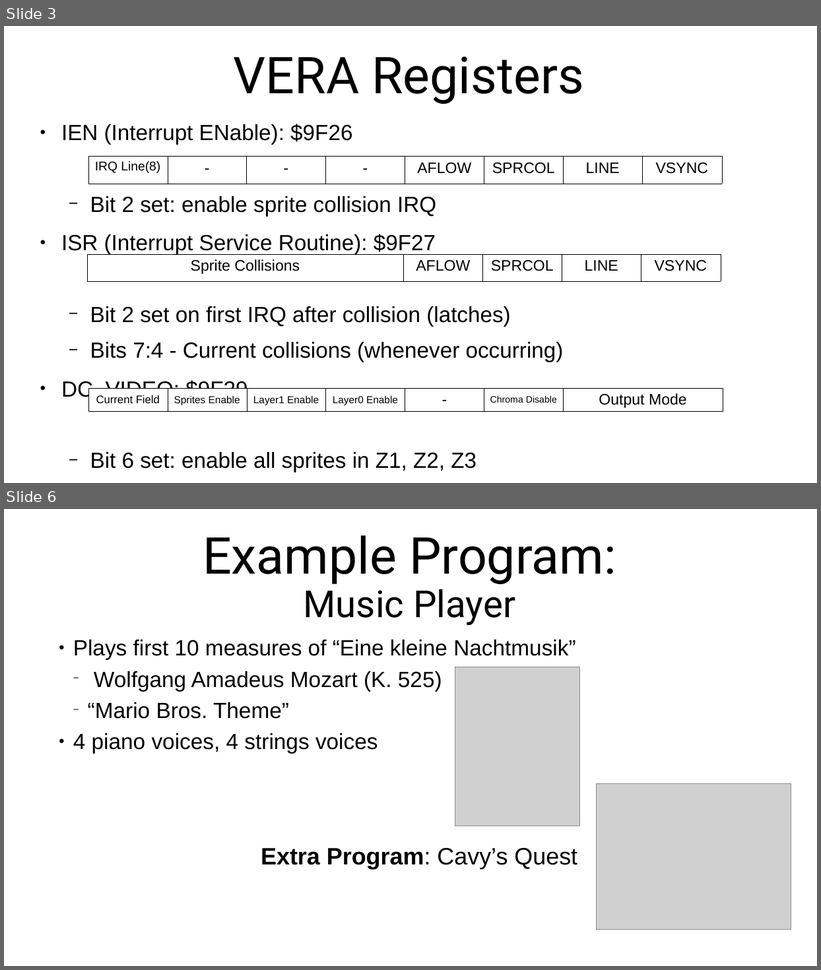
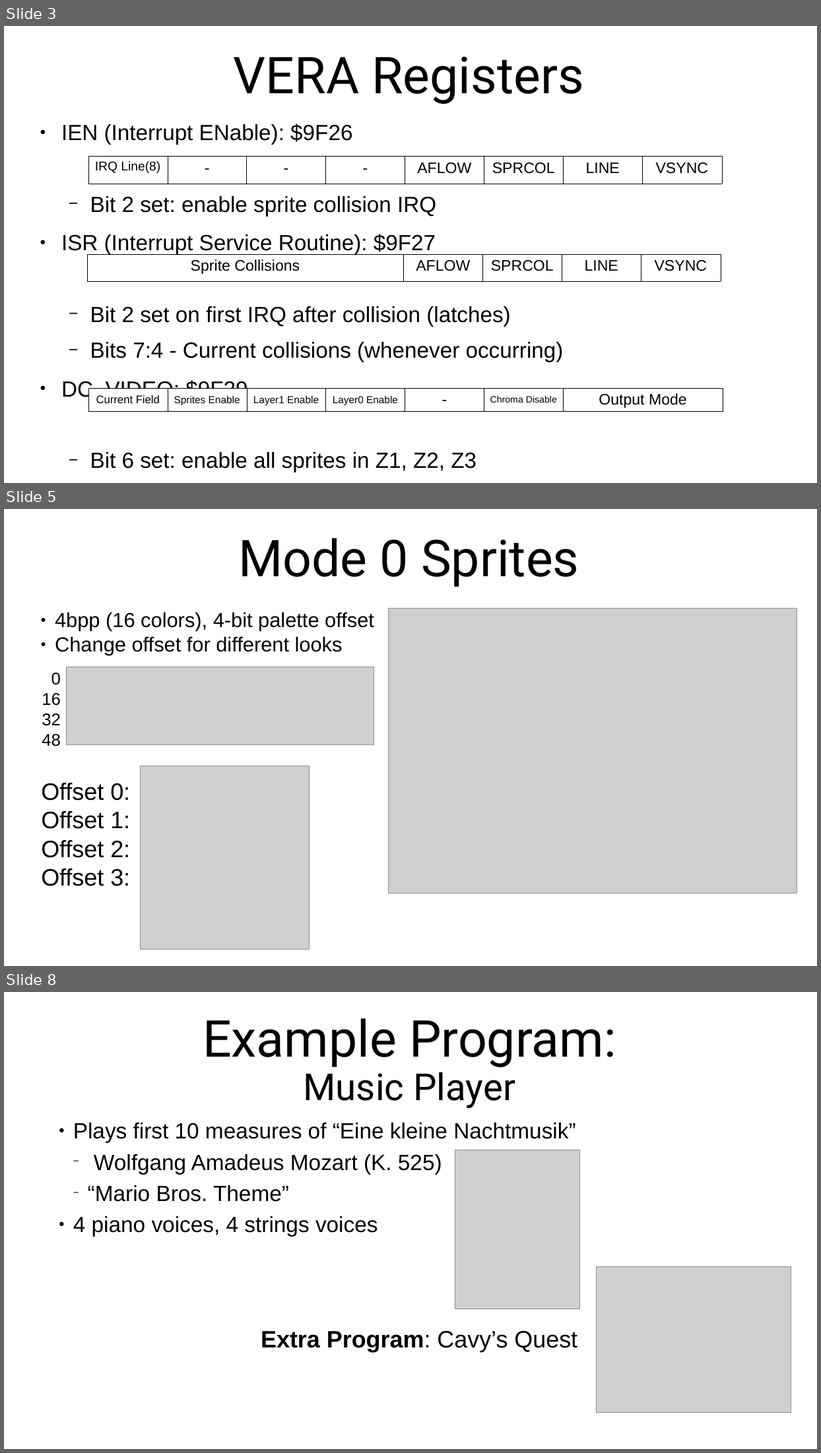
Before and after one commit to SlithyMatt/x16-assembly-tutorial, a slide deck: Lesson18/Lesson18.odp. Shown one above the other, each under a label of ours: slides 3 and 6 before the commit, slides 3, 5 and 8 after it; the slides between them are not shown. The pictures are 821x970 and 821x1453 pixels, drawn with LibreOffice and Linux fonts; fonts in the diff are those of the drawing; grey boxes stand for pictures. Boxes give left, top, right and bottom in pixels: in the first picture for what was removed or moved away, otherwise in the second. Text is boxed around its words. In the diff, an @@ line names an element or a change of style, - is before the commit and + after.

```diff
--- a/Lesson18/Lesson18.odp
+++ b/Lesson18/Lesson18.odp
@@ slide 5 added at <box>4,509,817,966</box>, background #FFFFFF @@
@@ title added at <box>238,538,579,587</box>, 60 pt, text #000000 @@
+Mode 0 Sprites
@@ text added at <box>55,612,374,656</box>, 24 pt, text #000000 @@
+● 4bpp (16 colors), 4-bit palette offset
+● Change offset for different looks
@@ picture added at <box>388,609,797,893</box> @@
@@ text added at <box>42,673,61,747</box>, 20 pt, text #000000 @@
+0
+16
+32
+48
@@ picture added at <box>66,667,374,745</box> @@
@@ text added at <box>41,783,130,887</box>, 28 pt, text #000000 @@
+Offset 0:
+Offset 1:
+Offset 2:
+Offset 3:
@@ picture added at <box>141,766,309,949</box> @@
@@ what was slide 6 is now slide 8 @@
```
Also in this commit, not shown: 1 slide changed, 3 other slides added, 2 slides removed, 2 other files.
